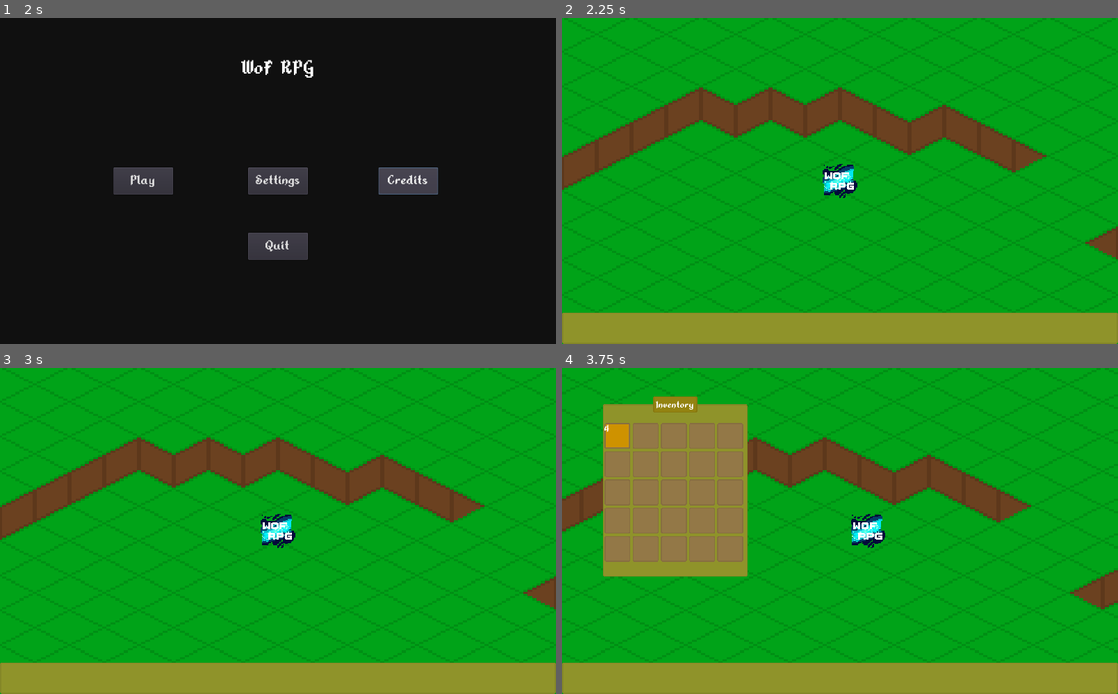
Above: before the commit, frames 1-4 (two rows, left to right).
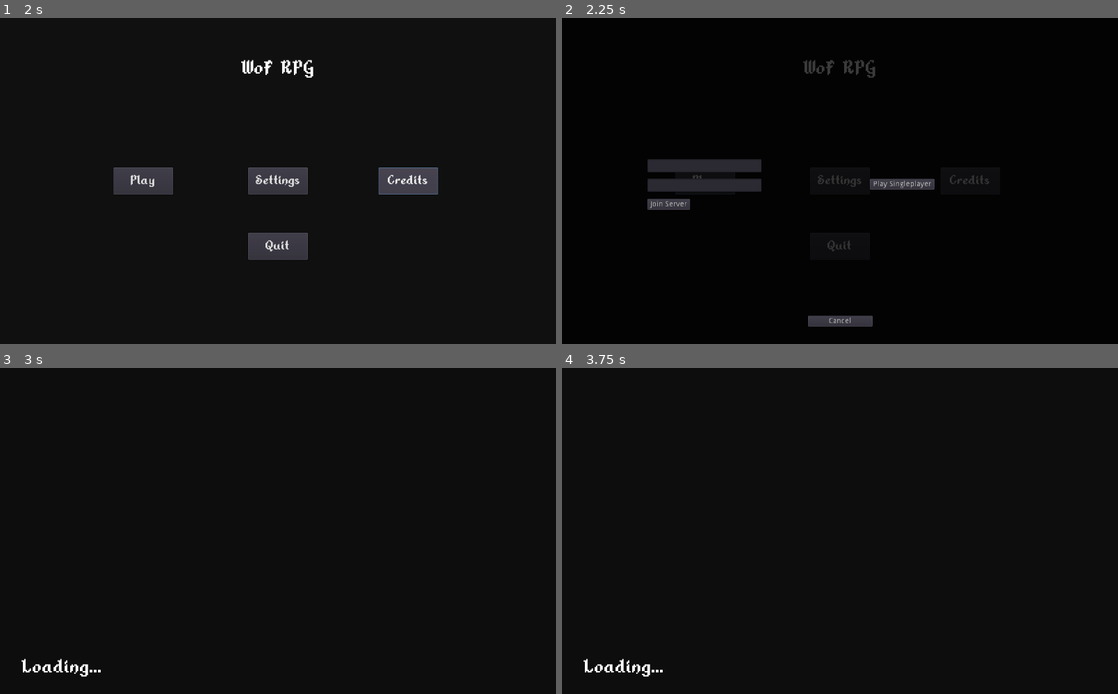
Above: after the commit, the same moments.

Repository: Animus-Surge/wof-rpg
Game: Godot game, scene res://scenes/loading_screen.tscn
Two runs of this game, one before a commit and one after it. Both use one fixed random seed, a clock stepped at 60 frames per second and the inputs below.
Inputs (mouse positions are in pixels of both pictures, inside the frame that each line leads up to):
- Up to frame 1 (2 s): click "Settings" at 0.5 s; click "Credits" at 1.25 s
- Up to frame 2 (2.25 s): click "Play" at 2 s
- Up to frame 3 (3 s): click (105, 553) at 2.75 s, where only the run after the commit has a clickable "Join Server"
- Up to frame 4 (3.75 s): tap Enter at 3.5 s; move the mouse to (962, 514) at 3.52 s; hold Right (ui_right) from 3.53 s (still down); tap I at 3.6 s; click (962, 514) at 3.67 s

Frame 1 is identical in both runs. In frame 2, 100% of the frame differs, in the area x 0-100%, y 0-100%; in frame 3, 100%; in frame 4, 100%.

Commit message:
Fix multiplayer functions

Diff:
--- a/scenes/WorldRoot.tscn
+++ b/scenes/WorldRoot.tscn
@@ -122,7 +122,6 @@
 __meta__ = {
 "_edit_group_": true
 }
-type = "key"
 
 [node name="Sprite" type="Sprite" parent="key"]
 
--- a/scenes/menus.tscn
+++ b/scenes/menus.tscn
@@ -1,21 +1,25 @@
-[gd_scene load_steps=6 format=2]
+[gd_scene load_steps=8 format=2]
 
 [ext_resource path="res://scripts/global/scene_root.gd" type="Script" id=1]
 [ext_resource path="res://objects/ui/font-px-size1.tres" type="DynamicFont" id=2]
 [ext_resource path="res://objects/ui/font-px-size3.tres" type="DynamicFont" id=3]
 [ext_resource path="res://scripts/ui/settings.gd" type="Script" id=4]
+[ext_resource path="res://scripts/ui/mainmenu.gd" type="Script" id=5]
 
 [sub_resource type="StyleBoxFlat" id=1]
 bg_color = Color( 0.0666667, 0.0666667, 0.0666667, 1 )
+
+[sub_resource type="StyleBoxFlat" id=2]
+bg_color = Color( 0, 0, 0, 0.764706 )
 
 [node name="menus" type="Control"]
 anchor_right = 1.0
 anchor_bottom = 1.0
 script = ExtResource( 1 )
-__meta__ = {
-"_edit_use_anchors_": false
-}
 scene_name = "menus"
+
+[node name="Node" type="Node" parent="."]
+script = ExtResource( 5 )
 
 [node name="bg" type="Panel" parent="."]
 anchor_right = 1.0
@@ -46,9 +50,6 @@
 margin_bottom = 25.0
 custom_fonts/font = ExtResource( 3 )
 text = "Play"
-__meta__ = {
-"_edit_use_anchors_": false
-}
 
 [node name="settingsbtn" type="Button" parent="bg"]
 anchor_left = 0.5
@@ -102,7 +103,53 @@
 "_edit_use_anchors_": false
 }
 
-[connection signal="pressed" from="bg/playbtn" to="." method="play_press"]
-[connection signal="pressed" from="bg/settingsbtn" to="." method="settings_press"]
-[connection signal="pressed" from="bg/creditsbtn" to="." method="credits_press"]
-[connection signal="pressed" from="bg/quitbtn" to="." method="quit_press"]
+[node name="playpanel" type="Panel" parent="."]
+visible = false
+anchor_right = 1.0
+anchor_bottom = 1.0
+custom_styles/panel = SubResource( 2 )
+
+[node name="multiplayer_port" type="LineEdit" parent="playpanel"]
+margin_left = 157.0
+margin_top = 260.0
+margin_right = 368.0
+margin_bottom = 284.0
+
+[node name="multiplayer_ip" type="LineEdit" parent="playpanel"]
+margin_left = 157.0
+margin_top = 296.0
+margin_right = 368.0
+margin_bottom = 320.0
+
+[node name="multiplayer_join" type="Button" parent="playpanel"]
+margin_left = 157.0
+margin_top = 333.0
+margin_right = 236.0
+margin_bottom = 353.0
+text = "Join Server"
+
+[node name="singleplayer_join" type="Button" parent="playpanel"]
+margin_left = 567.0
+margin_top = 296.0
+margin_right = 646.0
+margin_bottom = 316.0
+text = "Play Singleplayer"
+
+[node name="play_cancel" type="Button" parent="playpanel"]
+anchor_left = 0.5
+anchor_top = 1.0
+anchor_right = 0.5
+anchor_bottom = 1.0
+margin_left = -59.5
+margin_top = -52.0
+margin_right = 59.5
+margin_bottom = -32.0
+text = "Cancel"
+
+[connection signal="pressed" from="bg/playbtn" to="Node" method="_playbutton_press"]
+[connection signal="pressed" from="bg/settingsbtn" to="Node" method="_settingsbutton_press"]
+[connection signal="pressed" from="bg/creditsbtn" to="Node" method="_creditsbutton_press"]
+[connection signal="pressed" from="bg/quitbtn" to="Node" method="_quitbutton_press"]
+[connection signal="pressed" from="playpanel/multiplayer_join" to="Node" method="_multiplayer_join_press"]
+[connection signal="pressed" from="playpanel/singleplayer_join" to="Node" method="_singleplayer_join_press"]
+[connection signal="pressed" from="playpanel/play_cancel" to="Node" method="_playpanel_hide"]
--- a/scripts/global/scene_root.gd
+++ b/scripts/global/scene_root.gd
@@ -5,15 +5,3 @@
 func _ready():
 	if scene_name.empty(): scene_name = name
 	if gstate.debug: gstate.current_scene = scene_name
-
-func play_press():
-	gstate.load_save("test_save", "res://data/")
-
-func settings_press():
-	pass #TODO: show the settings panel
-
-func credits_press():
-	pass #TODO: show the credits panel
-
-func quit_press():
-	get_tree().quit()
--- a/scripts/state.gd
+++ b/scripts/state.gd
@@ -93,21 +93,24 @@
 	#Check dedicated server file in exe dir
 	var exeloc = OS.get_executable_path().get_base_dir()
 	print("SERVER: Checking for server.json...")
+	print(exeloc)
 	var f = File.new()
 	var exists = f.open(exeloc + "/server.json", File.READ)
 	if exists == OK:
-		var sdata = JSON.parse(f.get_as_text()).result
-		if sdata.has_all(["port", "name", "description", "max_players"]):
-			print("SERVER: Loading server.json...")
-			multiplayer_max_players = sdata.max_players
-			server_name = sdata.name
-			server_description = sdata.description
-			server_create(sdata.port)
-		else:
-
-			printerr("SERVER: Error: server.json missing required keys. Make sure the file has ALL of these keys: port, name, description, max_players")
-			#TODO: default server attributes
-			get_tree().quit()
+		var file_text = f.get_as_text()
+		f.close()
+
+		var sdata = {}
+		if not file_text.empty():
+			sdata = JSON.parse(file_text).result
+
+		#Check the keys to see what the file has, and if a key is not found
+		if not sdata.has("port"): sdata["port"] = 25622
+		if not sdata.has("name"): sdata["name"] = "Server Name"
+		if not sdata.has("description"): sdata["description"] = "Server description"
+		if not sdata.has("max_players"): sdata["max_players"] = 20
+
+		server_create(sdata)
 		return
 	else:
 		print("SERVER: File not found or inaccessible. Starting client instance. (Error code:" + str(exists) + ")")
@@ -141,7 +144,7 @@
 
 var auth = false
 var auth_token
-var username
+var username = "Surge"
 
 ###############################
 # In-game Notification System #
@@ -190,7 +193,13 @@
 	print("UNREGISTER: Unregistered player: " + str(id))
 
 #LAN multiplayer system (local server management)
-func server_create(port = 25622):
+func server_create(data: Dictionary):
+
+	multiplayer_max_players = data.max_players
+	server_name = data.name
+	server_description = data.description
+	multiplayer_port = data.port
+
 	#Load the map
 	load_scene("map")
 
@@ -202,7 +211,7 @@
 	is_multiplayer = true
 	is_server_host = true
 	var peer = NetworkedMultiplayerENet.new()
-	peer.create_server(port, multiplayer_max_players) # All local server instances will be limited to 20 players
+	peer.create_server(multiplayer_port, multiplayer_max_players) # All local server instances will be limited to 20 players
 	get_tree().set_network_peer(peer)
 	print("SERVER: Up on port: " + str(multiplayer_port))
 	hide_loadingscreen() #Useful if the server's running in graphical mode
@@ -244,7 +253,7 @@
 	rpc("register_player", connection_id, data)
 
 #Client system
-func join_server(ip, port=25622):
+func join_server(ip, port=12345):
 	multiplayer_port = port
 	multiplayer_ip = ip
 # warning-ignore:return_value_discarded
--- /dev/null
+++ b/scripts/ui/mainmenu.gd
@@ -0,0 +1,26 @@
+extends Node
+
+func _playbutton_press():
+	get_node("../playpanel").show()
+
+func _settingsbutton_press():
+	pass # Replace with function body.
+
+func _creditsbutton_press():
+	pass # Replace with function body.
+
+func _quitbutton_press():
+	get_tree().quit()
+
+func _multiplayer_join_press():
+	var ip = get_node("../playpanel/multiplayer_ip").text
+	#var port = int(get_node("../playpanel/multiplayer_port").text)
+
+	gstate.join_server(ip)
+
+func _singleplayer_join_press():
+	gstate.load_save("test_save", "res://data/")
+
+func _playpanel_hide():
+	get_node("../playpanel").hide()
+	pass
